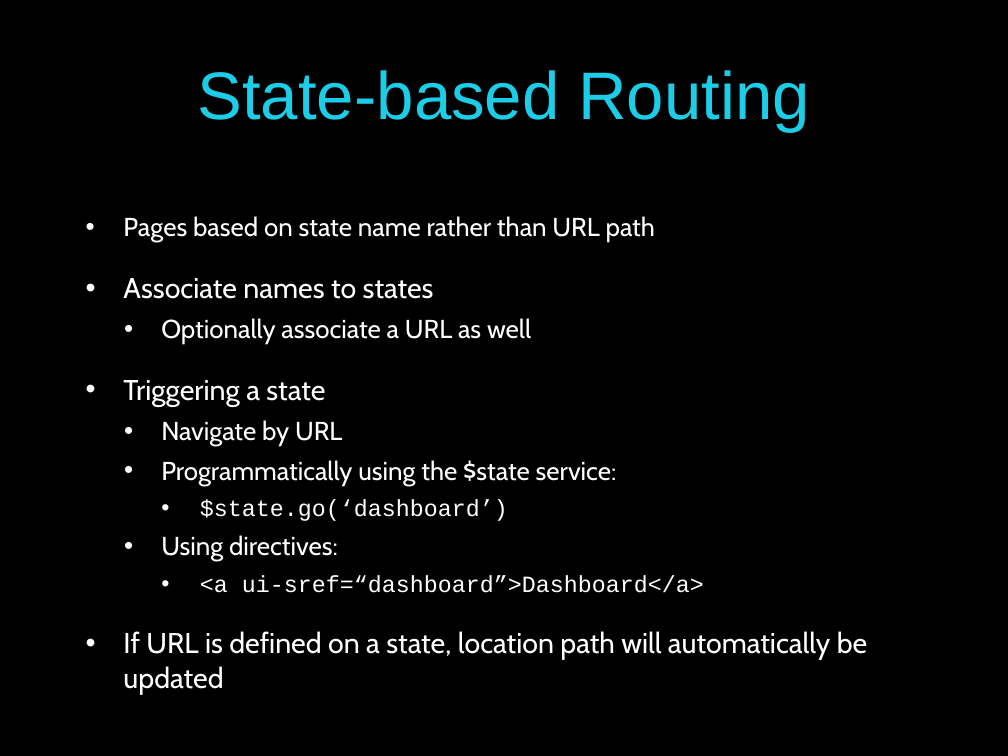
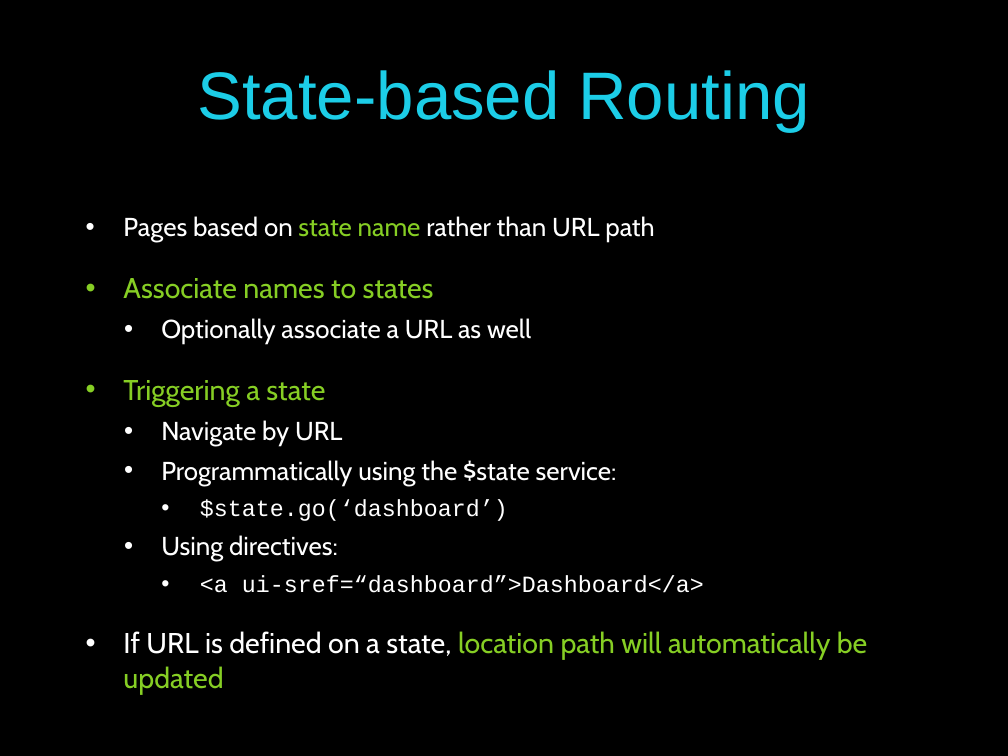
Before and after one commit to pmaccart/ng-bootcamp, a slide deck: slide 27 of slides/ng-bootcamp-day-5.pptx. Drawn at 1008x756 pixels with LibreOffice and Linux fonts; fonts in the diff are those of the drawing. Boxes give left, top, right and bottom in pixels: in the first picture for what was removed or moved away, otherwise in the second. Text is boxed around its words. In the diff, an @@ line names an element or a change of style, - is before the commit and + after.

```diff
--- a/slides/ng-bootcamp-day-5.pptx
+++ b/slides/ng-bootcamp-day-5.pptx
@@ text at [123,216,867,695]: text colour #FFFFFF to #86CE24 in "state name", "Associate names to states", "Triggering a state", "location path will automatically be updated" @@
```
Also in this commit, not shown: 11 other slides changed.
